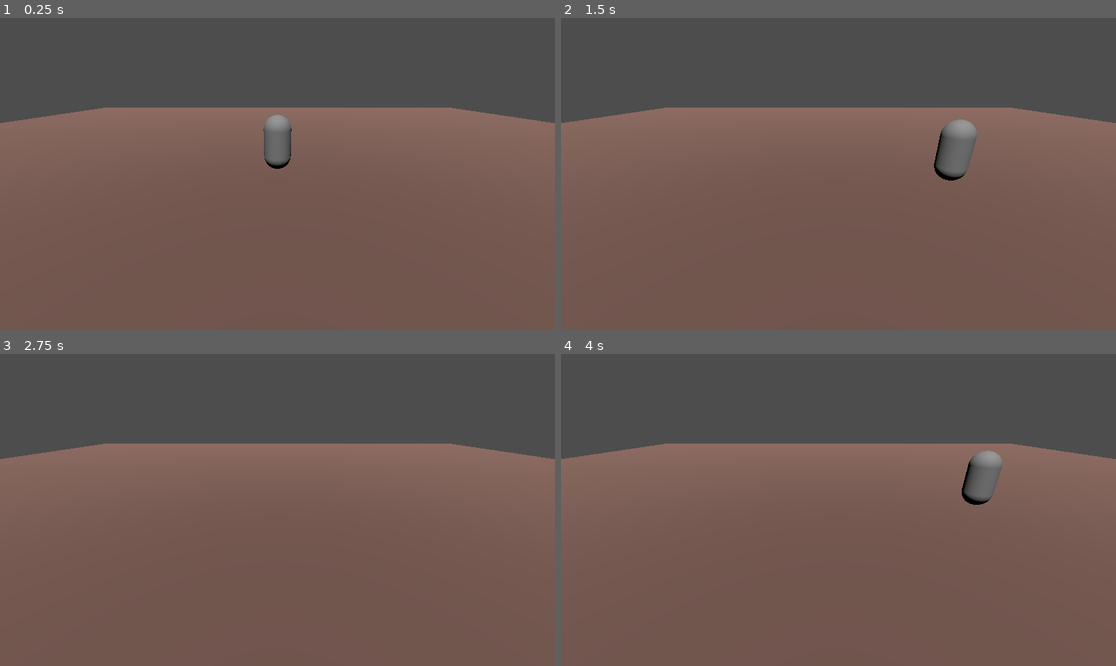
Above: before the commit, frames 1-4 (two rows, left to right).
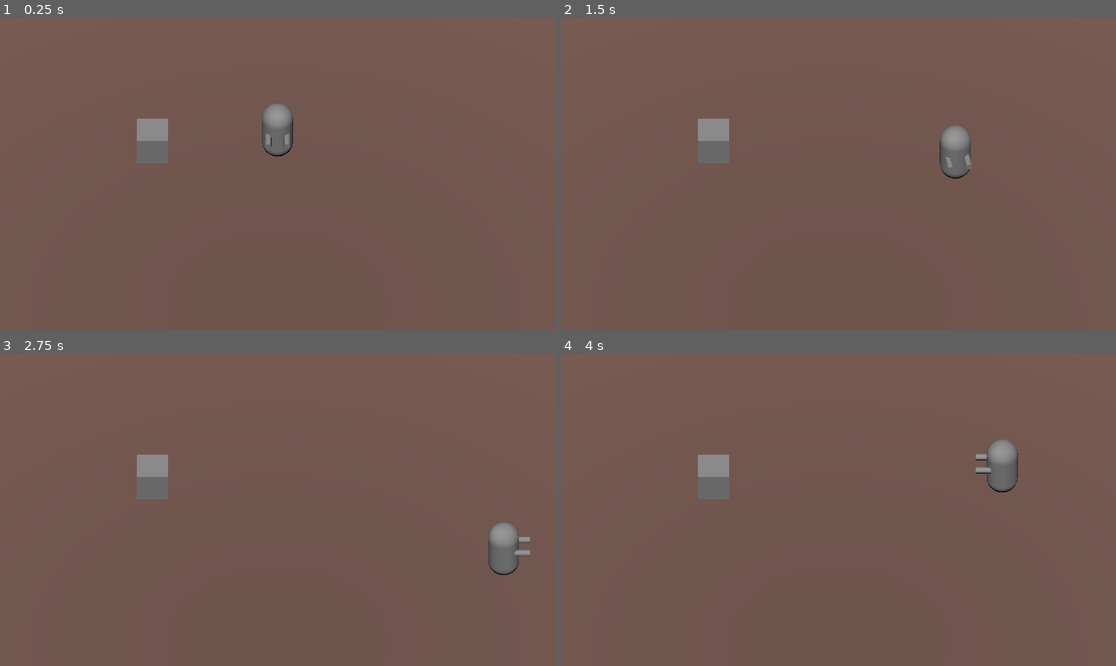
Above: after the commit, the same moments.

Repository: HjalteTagmose/HelgeSpillet
Game: Godot game, scene res://main.tscn
Two runs of this game, one before a commit and one after it. Both use one fixed random seed, a clock stepped at 60 frames per second and the inputs below.
Inputs:
- Up to frame 1 (0.25 s): no input
- Up to frame 2 (1.5 s): tap Enter (ui_accept) at 0.5, 0.77 s; hold Right (ui_right) 0.53-1.28 s; hold Down (ui_down) from 1.28 s (still down)
- Up to frame 3 (2.75 s): tap Enter (ui_accept) at 1.52 s; release Down (ui_down) at 2.03 s; hold Right (ui_right) from 2.03 s (still down)
- Up to frame 4 (4 s): release Right (ui_right) at 2.78 s; hold Up (ui_up) 2.78-3.53 s; tap Enter (ui_accept) at 3.02, 3.77 s; hold Left (ui_left) from 3.53 s (still down)

The runs differ from the first frame. In frame 1, 31% of the frame differs, in the area x 0-100%, y 0-49%; in frame 2, 31%; in frame 3, 31%; in frame 4, 32%.

Commit message:
add basic rotation

Diff:
--- a/Player.gd
+++ b/Player.gd
@@ -2,9 +2,16 @@
 
 const SPEED = 5.0
 const JUMP_VELOCITY = 4.5
+const ANGULAR_ACCELERATION = 10
+
+var mesh : Node3D
+var rot = 0.0
 
 # Get the gravity from the project settings to be synced with RigidBody nodes.
 var gravity = ProjectSettings.get_setting("physics/3d/default_gravity")
+
+func _ready():
+	mesh = get_node("Mesh")
 
 func _physics_process(delta):
 	# Add the gravity.
@@ -26,4 +33,8 @@
 		velocity.x = move_toward(velocity.x, 0, SPEED)
 		velocity.z = move_toward(velocity.z, 0, SPEED)
 
+	rot = lerp_angle(rot, atan2(velocity.x, velocity.z), delta * ANGULAR_ACCELERATION)
+	mesh.rotation.y = rot
 	move_and_slide()
+
+	print(rot)
--- a/main.tscn
+++ b/main.tscn
@@ -12,6 +12,15 @@
 [sub_resource type="CapsuleShape3D" id="CapsuleShape3D_k8g0v"]
 
 [sub_resource type="CapsuleMesh" id="CapsuleMesh_6i5hc"]
+
+[sub_resource type="CylinderMesh" id="CylinderMesh_di00c"]
+top_radius = 0.1
+bottom_radius = 0.1
+height = 0.5
+
+[sub_resource type="BoxShape3D" id="BoxShape3D_itop8"]
+
+[sub_resource type="BoxMesh" id="BoxMesh_8jsyv"]
 
 [node name="Node3D" type="Node3D"]
 
@@ -36,8 +45,30 @@
 mesh = SubResource("CapsuleMesh_6i5hc")
 skeleton = NodePath("../../Ground")
 
+[node name="Arm_R" type="MeshInstance3D" parent="Player/Mesh"]
+transform = Transform3D(1.91069e-15, 4.37114e-08, -1, 1, -4.37114e-08, 0, -4.37114e-08, -1, -4.37114e-08, -0.3, 0.1, 0.6)
+mesh = SubResource("CylinderMesh_di00c")
+skeleton = NodePath("../..")
+
+[node name="Arm_L" type="MeshInstance3D" parent="Player/Mesh"]
+transform = Transform3D(1.91069e-15, 4.37114e-08, -1, 1, -4.37114e-08, 0, -4.37114e-08, -1, -4.37114e-08, 0.3, 0.1, 0.6)
+mesh = SubResource("CylinderMesh_di00c")
+skeleton = NodePath("../..")
+
 [node name="Camera" type="Camera3D" parent="."]
-transform = Transform3D(1, 0, 0, 0, 0.911396, 0.41153, 0, -0.41153, 0.911396, 0, 4.03927, 7.31239)
+transform = Transform3D(1, 0, 0, 0, 0.707107, 0.707107, 0, -0.707107, 0.707107, 0, 6, 6)
+projection = 1
+size = 10.0
 
 [node name="Light" type="DirectionalLight3D" parent="."]
 transform = Transform3D(-0.994258, -0.0936114, -0.0518469, 0, -0.484504, 0.874789, -0.10701, 0.869766, 0.481722, -5.59683, 5.20692, 0)
+
+[node name="Meat" type="RigidBody3D" parent="."]
+transform = Transform3D(1, 0, 0, 0, 1, 0, 0, 0, 1, -4, 1, 0)
+
+[node name="Collision" type="CollisionShape3D" parent="Meat"]
+shape = SubResource("BoxShape3D_itop8")
+
+[node name="Meat" type="MeshInstance3D" parent="Meat"]
+mesh = SubResource("BoxMesh_8jsyv")
+skeleton = NodePath("../..")
Not shown: 1 places in main.tscn that only renumber resources
